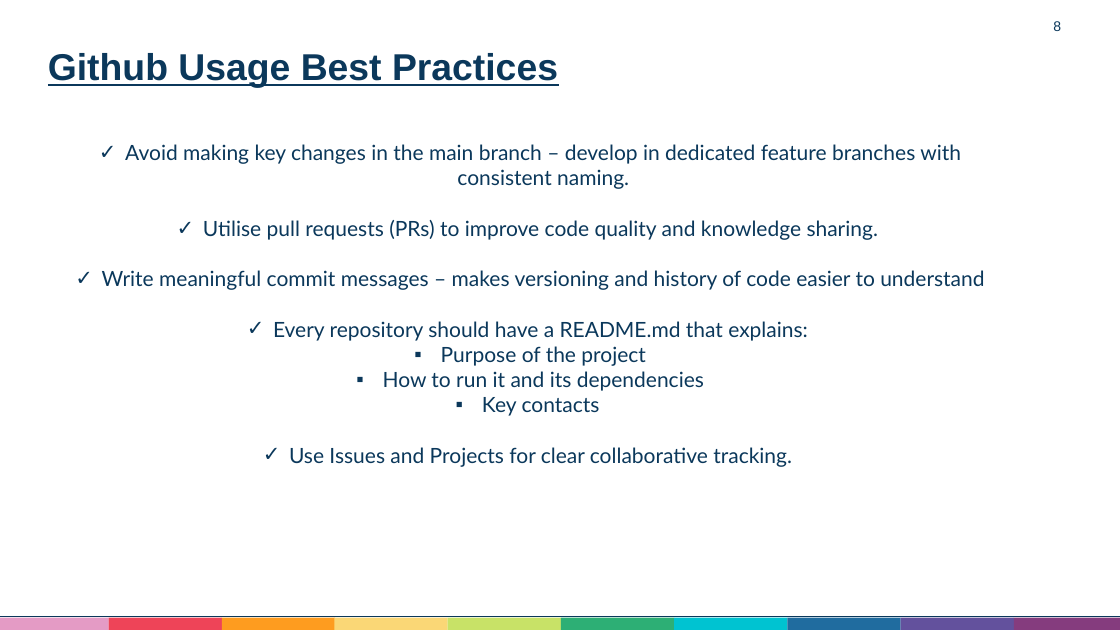
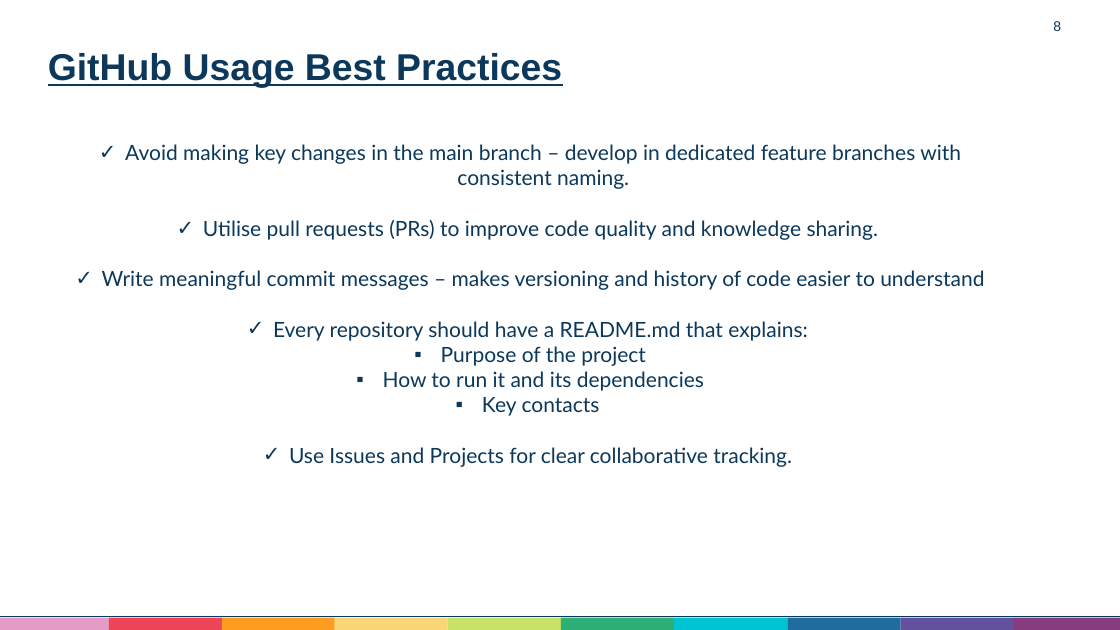
Before and after one commit to Aneurin-Bevan-University-Health-Board/biu_GitHub_Training, a slide deck: slide 8 of Training/Github Training.pptx. Drawn at 1120x630 pixels with LibreOffice and Linux fonts; fonts in the diff are those of the drawing. Boxes give left, top, right and bottom in pixels: in the first picture for what was removed or moved away, otherwise in the second. Text is boxed around its words. In the diff, an @@ line names an element or a change of style, - is before the commit and + after.

```diff
--- a/Training/Github Training.pptx
+++ b/Training/Github Training.pptx
@@ title at box(48, 53, 562, 88): text changed @@
-Github Usage Best Practices
+GitHub Usage Best Practices
```
Also in this commit, not shown: 16 other slides changed, 1 slide added, 1 other file.
